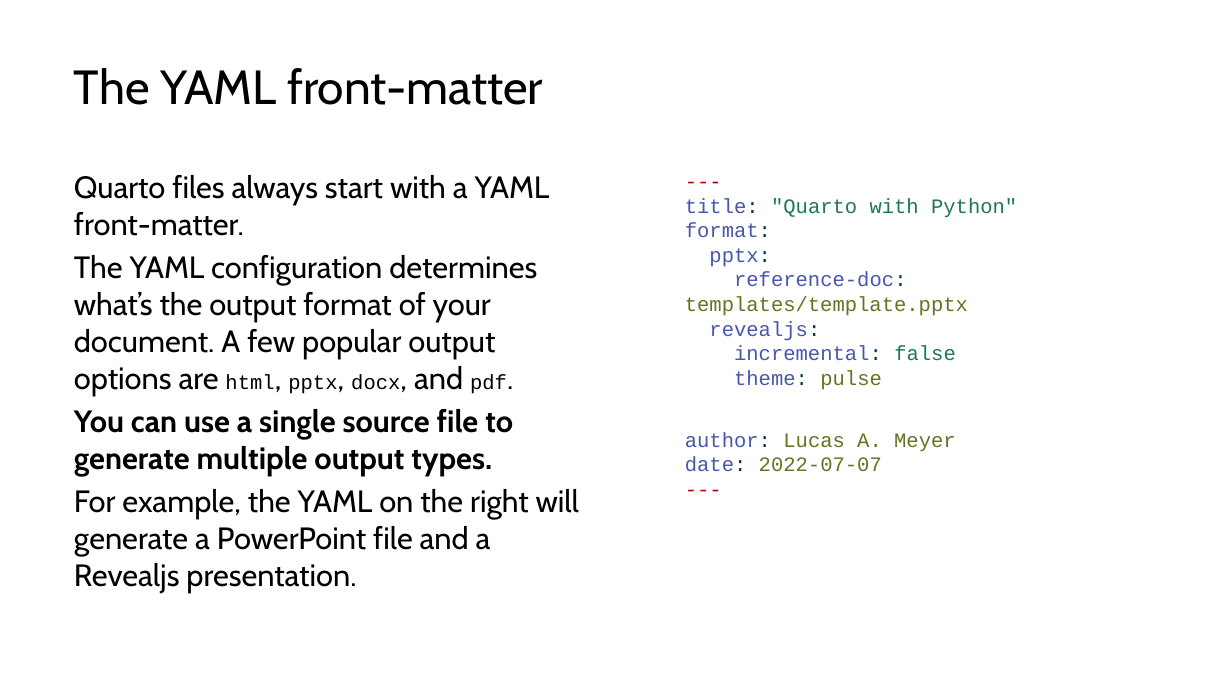
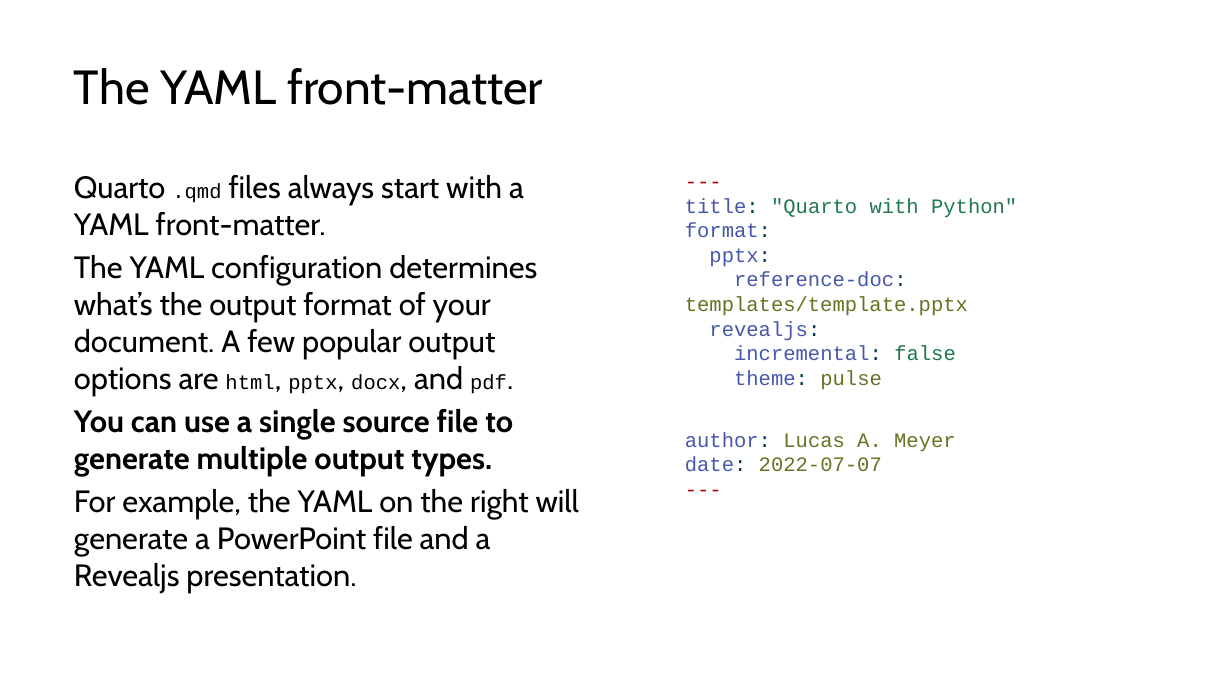
Before and after one commit to lucas-a-meyer/using-quarto, a slide deck: slide 11 of docs/presentation.pptx. Drawn at 1232x693 pixels with LibreOffice and Linux fonts; fonts in the diff are those of the drawing. Boxes give left, top, right and bottom in pixels: in the first picture for what was removed or moved away, otherwise in the second. Text is boxed around its words. In the diff, an @@ line names an element or a change of style, - is before the commit and + after.

```diff
--- a/docs/presentation.pptx
+++ b/docs/presentation.pptx
@@ text at (74,175,524,236): text changed @@
-Quarto files always start with a YAML front-matter.
+Quarto .qmd files always start with a YAML front-matter.
```
Also in this commit, not shown: 8 other slides changed, 27 other files.
